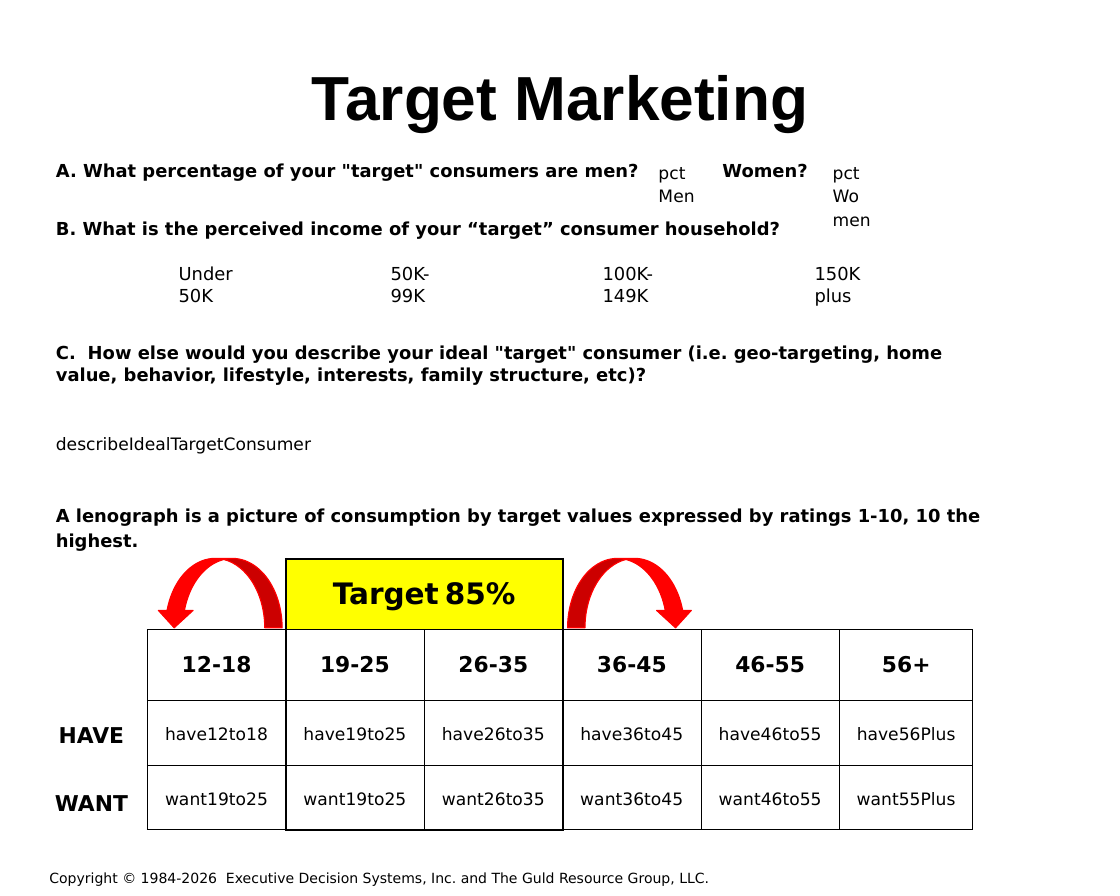
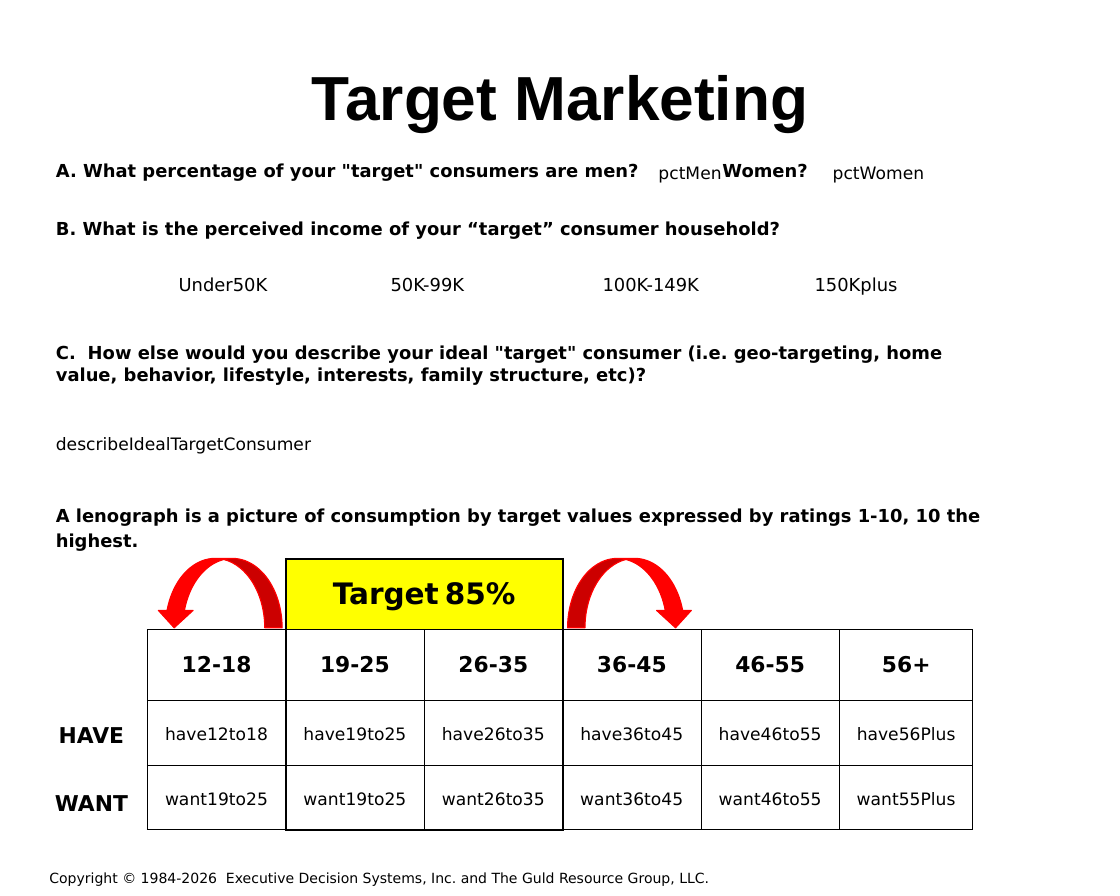
Before and after one commit to hintonandrew510/wizardfrontend, a slide deck: slide 9 of mavenprojectSCR/src/main/resources/powerpointtemplate/tv.pptx. Drawn at 1120x896 pixels with LibreOffice and Linux fonts; fonts in the diff are those of the drawing; background and template pictures are left out. Boxes give left, top, right and bottom in pixels: in the first picture for what was removed or moved away, otherwise in the second. Text is boxed around its words. In the diff, an @@ line names an element or a change of style, - is before the commit and + after.

```diff
--- a/mavenprojectSCR/src/main/resources/powerpointtemplate/tv.pptx
+++ b/mavenprojectSCR/src/main/resources/powerpointtemplate/tv.pptx
@@ text "pctMen" rewrapped from bbox=[647, 148, 711, 193] to bbox=[658, 166, 721, 183] @@
@@ text "pctWomen" rewrapped from bbox=[821, 148, 885, 193] to bbox=[833, 166, 925, 183] @@
@@ text at bbox=[179, 277, 268, 292]: spaces changed @@
-Under 50K
+Under50K
@@ text at bbox=[391, 277, 465, 292]: text changed @@
-50K-
-99K
+50K-99K
@@ text at bbox=[603, 277, 699, 292]: text changed @@
-100K-
-149K
+100K-149K
@@ text at bbox=[815, 277, 898, 295]: spaces changed @@
-150K plus
+150Kplus
```
Also in this commit, not shown: 3 other slides changed, 1 other file.
